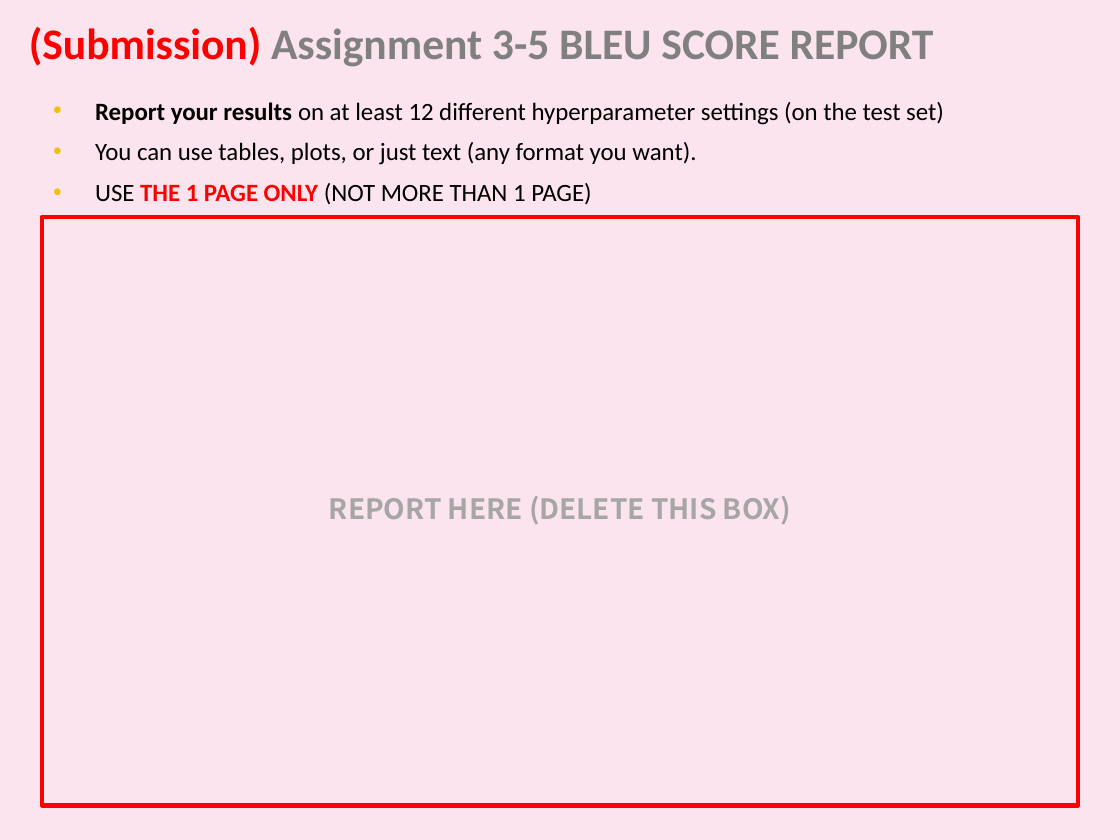
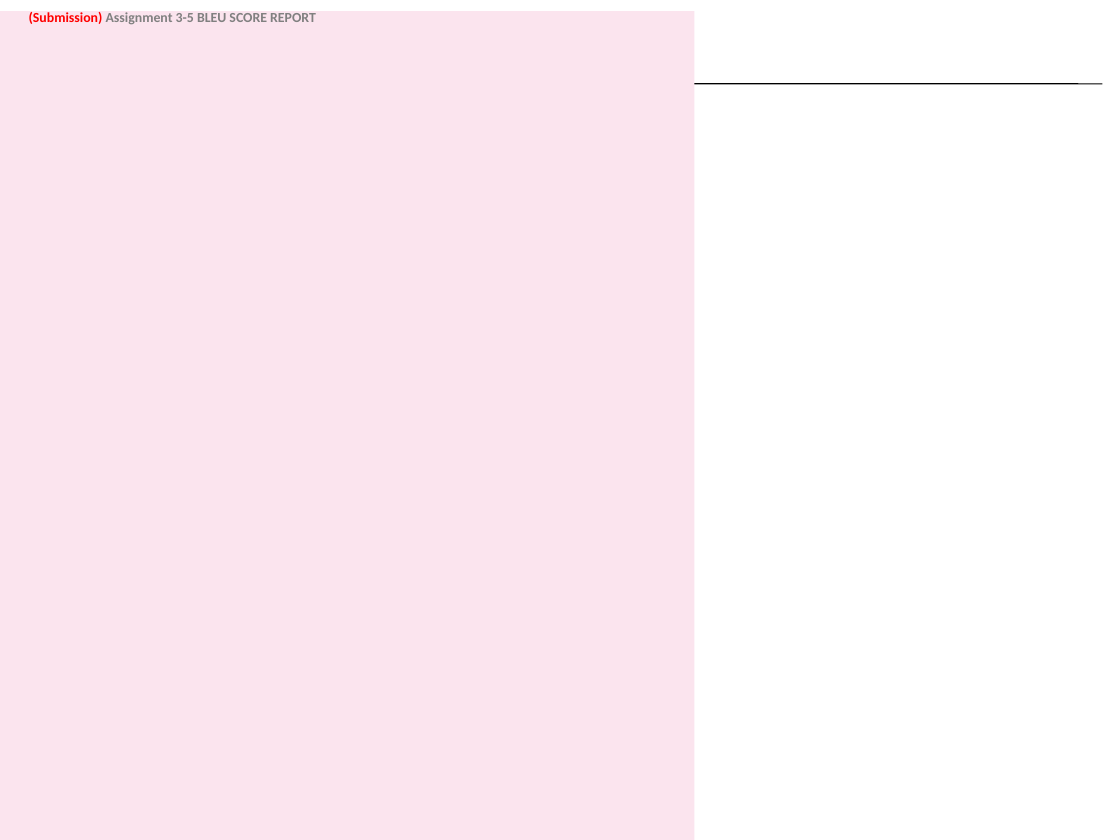
Before and after one commit to haithienld/deep-learning-snu, a slide deck: slide 30 of Assignment3/Assignment3_191028.pptx. Drawn at 1120x840 pixels with LibreOffice and Linux fonts; fonts in the diff are those of the drawing. Boxes give left, top, right and bottom in pixels: in the first picture for what was removed or moved away, otherwise in the second. Text is boxed around its words. In the diff, an @@ line names an element or a change of style, - is before the commit and + after.

```diff
--- a/Assignment3/Assignment3_191028.pptx
+++ b/Assignment3/Assignment3_191028.pptx
@@ rectangle: place and size @@
-rectangle at [0, 0, 1120, 840]
+rectangle at [0, 11, 694, 840]
@@ text "(Submission) Assignment 3-5 BLEU SCORE ..." at [29, 12, 316, 24]: size 28 to 8.9 pt @@
@@ line added from (19, 84) to (1102, 84), #000000 0.75 pt @@
@@ text removed at [95, 102, 944, 205] @@
-• Report your results on at least 12 different hyperparameter settings (on the test set)
-• You can use tables, plots, or just text (any format you want).
-• USE THE 1 PAGE ONLY (NOT MORE THAN 1 PAGE)
@@ rectangle removed at [41, 217, 1077, 805] @@
-REPORT HERE (DELETE THIS BOX)
```
Also in this commit, not shown: 21 other slides changed, 6 slides added, 6 slides removed, 5 other files.
